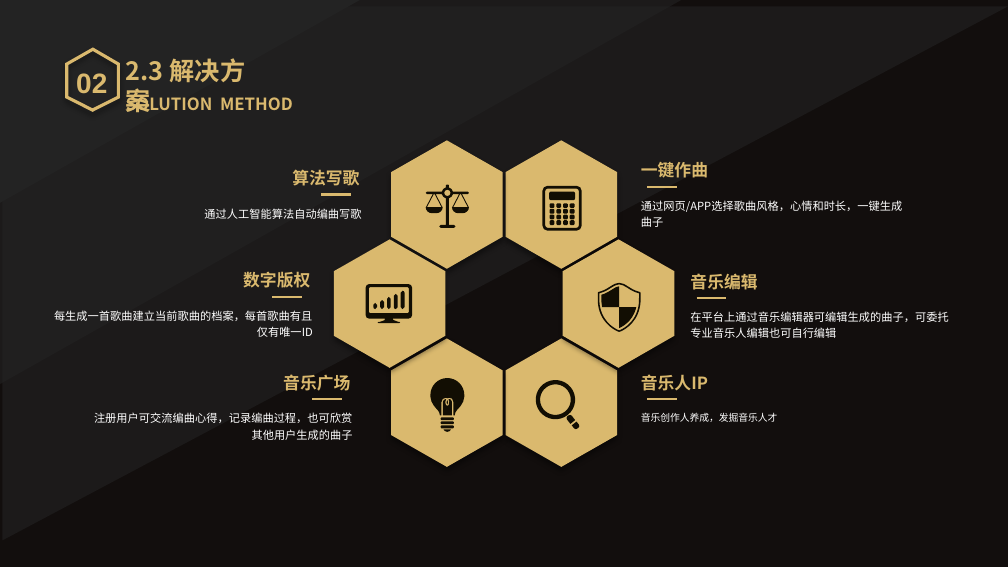
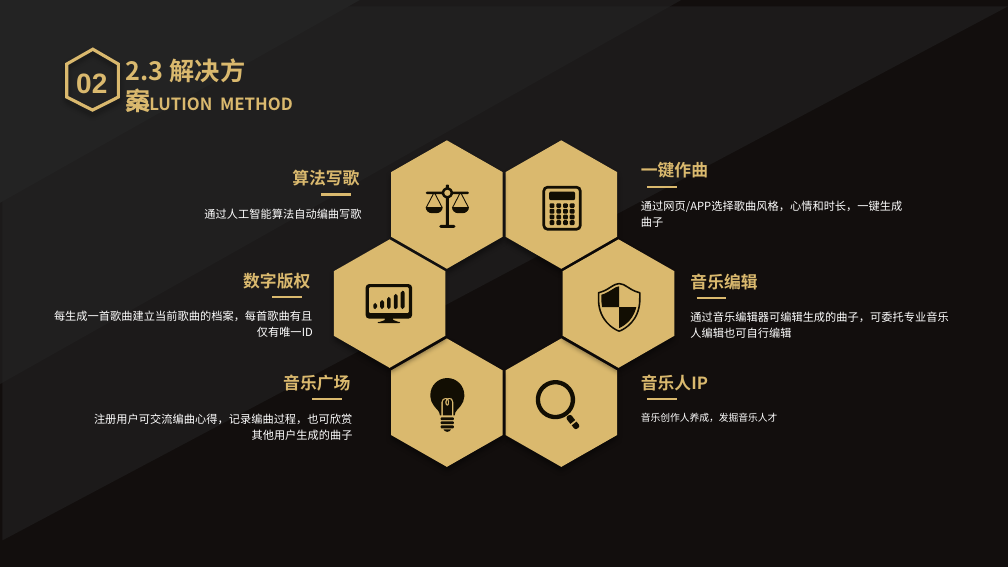
Before and after one commit to Reed942/Ai-Music, a slide deck: slide 7 of Documents/产品文档/产品需求文档/人工智能编曲.pptx. Drawn at 1008x567 pixels with LibreOffice and Linux fonts; fonts in the diff are those of the drawing. Boxes give left, top, right and bottom in pixels: in the first picture for what was removed or moved away, otherwise in the second. Text is boxed around its words. In the diff, an @@ line names an element or a change of style, - is before the commit and + after.

```diff
--- a/Documents/产品文档/产品需求文档/人工智能编曲.pptx
+++ b/Documents/产品文档/产品需求文档/人工智能编曲.pptx
@@ text at [690, 311, 948, 338]: text changed @@
-在平台上通过音乐编辑器可编辑生成的曲子，可委托专业音乐人编辑也可自行编辑
+通过音乐编辑器可编辑生成的曲子，可委托专业音乐人编辑也可自行编辑
```
Also in this commit, not shown: 8 other slides changed, 1 slide added.
